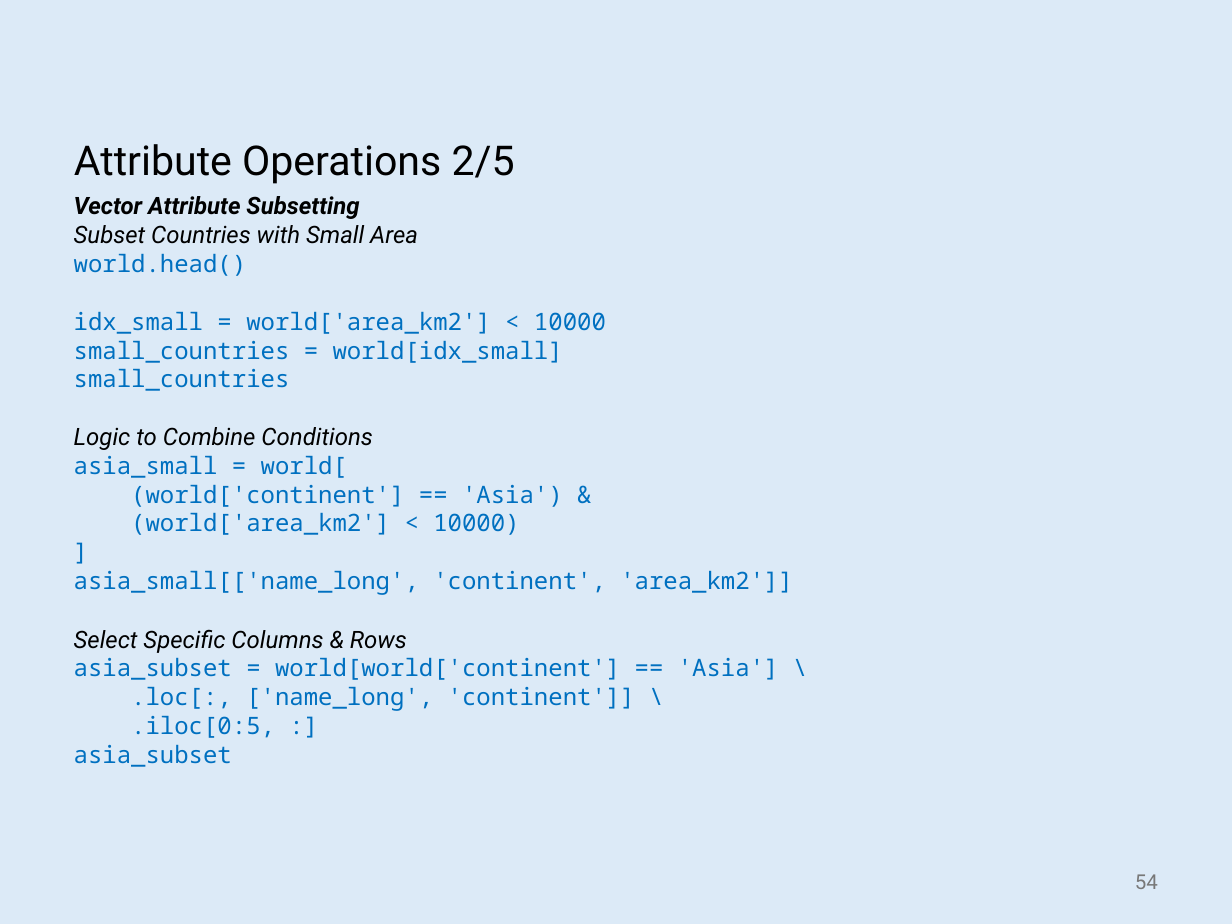
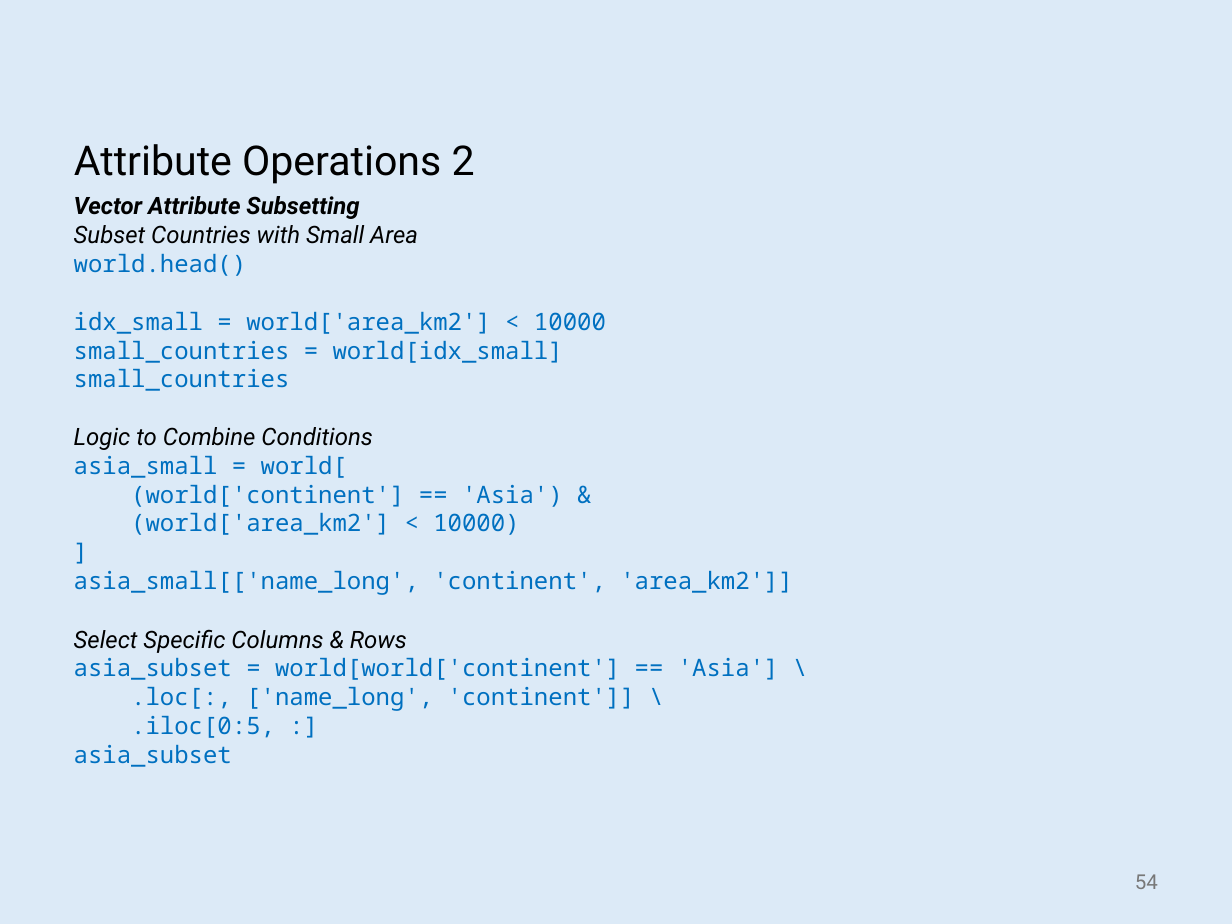
Before and after one commit to abuabara/abuabara.github.io, a slide deck: slide 54 of DAEN489S26/week2_slides.pptx. Drawn at 1232x924 pixels with LibreOffice and Linux fonts; fonts in the diff are those of the drawing. Boxes give left, top, right and bottom in pixels: in the first picture for what was removed or moved away, otherwise in the second. Text is boxed around its words. In the diff, an @@ line names an element or a change of style, - is before the commit and + after.

```diff
--- a/DAEN489S26/week2_slides.pptx
+++ b/DAEN489S26/week2_slides.pptx
@@ title at (74, 144, 475, 184): text changed @@
-Attribute Operations 2/5
+Attribute Operations 2
```
Also in this commit, not shown: 21 other slides changed, 1 other file.
